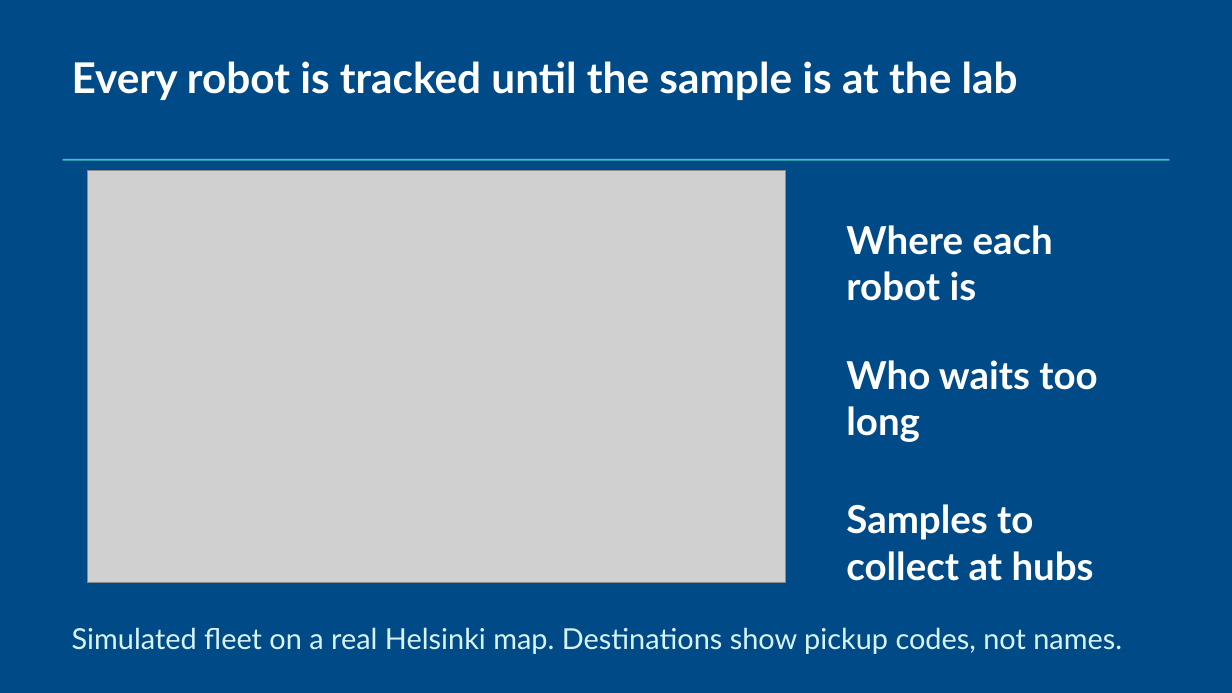
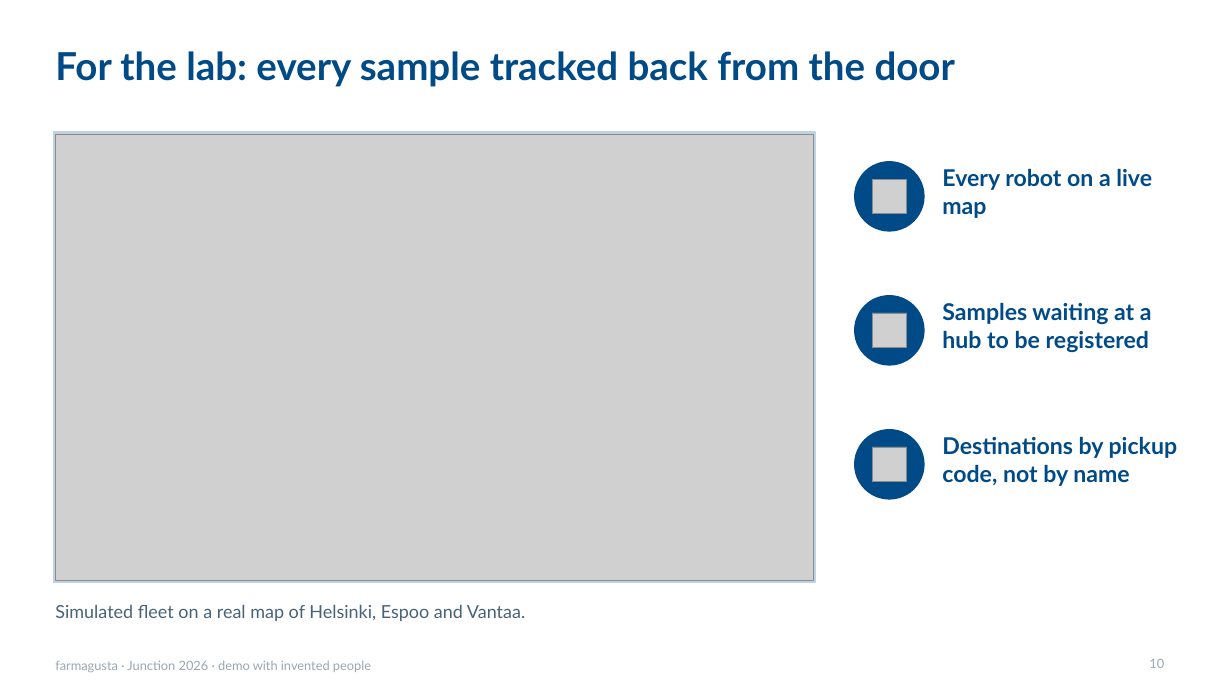
Before and after one commit to rromppanen/junction26, a slide deck: slide 10 of docs/pitch/farmagusta-screening-attendance.pptx (slide 13 before the commit). Drawn at 1232x693 pixels with LibreOffice and Linux fonts; fonts in the diff are those of the drawing; grey boxes stand for pictures. Boxes give left, top, right and bottom in pixels: in the first picture for what was removed or moved away, otherwise in the second. Text is boxed around its words. In the diff, an @@ line names an element or a change of style, - is before the commit and + after.

```diff
--- a/docs/pitch/farmagusta-screening-attendance.pptx
+++ b/docs/pitch/farmagusta-screening-attendance.pptx
@@ background #004B87 to #FFFFFF @@
@@ title added at [55, 51, 955, 87], 30 pt, text #004B87, bold @@
+For the lab: every sample tracked back from the door
@@ text removed at [72, 61, 1018, 100] @@
-Every robot is tracked until the sample is at the lab
@@ rectangle added at [54, 132, 815, 582], fill #BFD2E1, outline #BFD2E1 1 pt @@
@@ picture: place and size @@
-picture at [88, 171, 787, 582]
+picture at [55, 134, 813, 580]
@@ rectangle removed at [63, 159, 1170, 161] @@
@@ ellipse added at [855, 162, 924, 231], fill #004B87, outline #004B87 1 pt @@
@@ picture added at [872, 179, 908, 214] @@
@@ text added at [942, 168, 1152, 218], 18 pt, text #004B87, bold @@
+Every robot on a live map
@@ text removed at [846, 225, 1053, 301] @@
-Where each robot is
@@ ellipse added at [855, 296, 924, 365], fill #004B87, outline #004B87 1 pt @@
@@ picture added at [872, 313, 908, 348] @@
@@ text added at [942, 302, 1152, 352], 18 pt, text #004B87, bold @@
+Samples waiting at a hub to be registered
@@ text removed at [846, 360, 1097, 442] @@
-Who waits too long
@@ ellipse added at [855, 430, 924, 499], fill #004B87, outline #004B87 1 pt @@
@@ picture added at [872, 447, 908, 482] @@
@@ text added at [942, 436, 1178, 486], 18 pt, text #004B87, bold @@
+Destinations by pickup code, not by name
@@ text removed at [846, 504, 1094, 581] @@
-Samples to collect at hubs
@@ text at [55, 604, 525, 621]: text changed; size 22.5 to 14 pt; text colour #D7F4F4 to #486378 @@
-Simulated fleet on a real Helsinki map. Destinations show pickup codes, not names.
+Simulated fleet on a real map of Helsinki, Espoo and Vantaa.
@@ page number added at [1149, 659, 1164, 668], 10 pt, text #9AA8B2 @@
+10
@@ text added at [55, 661, 371, 672], 10 pt, text #9AA8B2 @@
+farmagusta · Junction 2026 · demo with invented people
```
Also in this commit, not shown: 13 other slides changed, 4 slides added, 5 slides removed.
